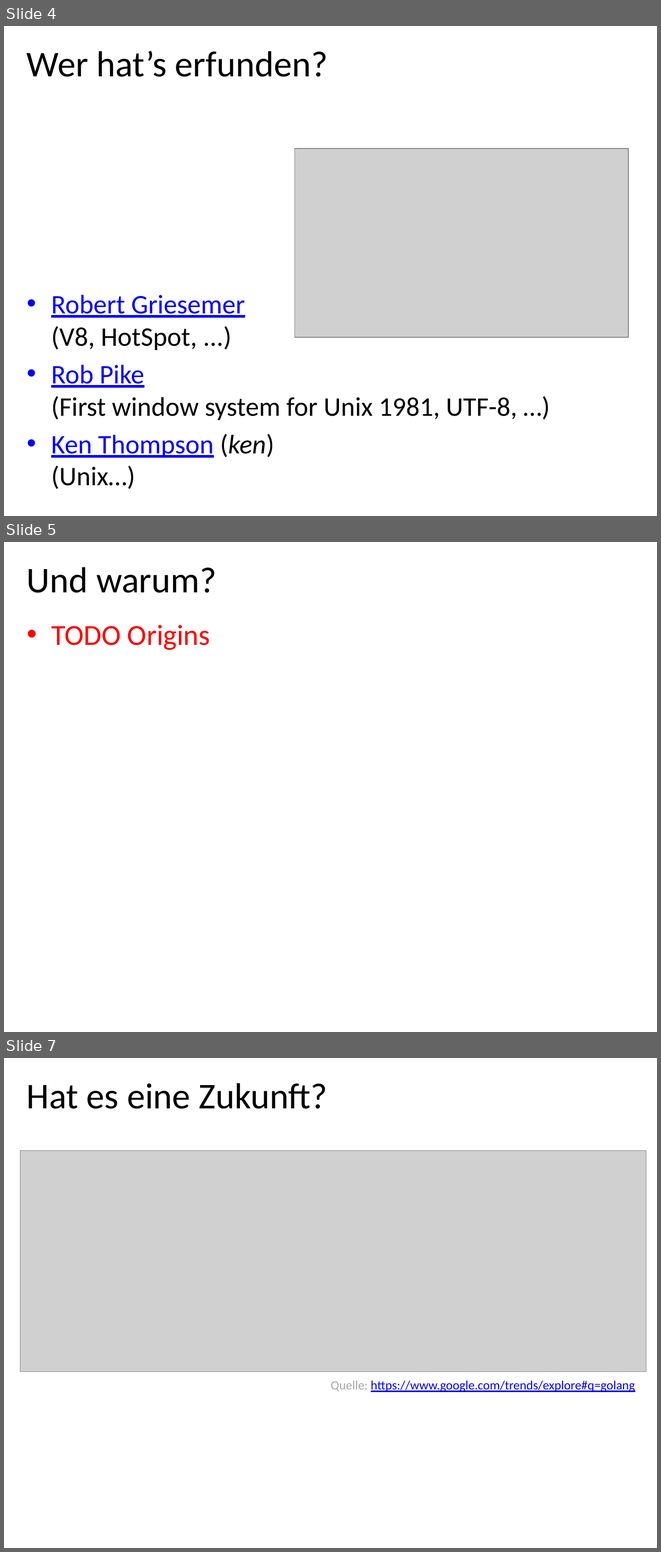
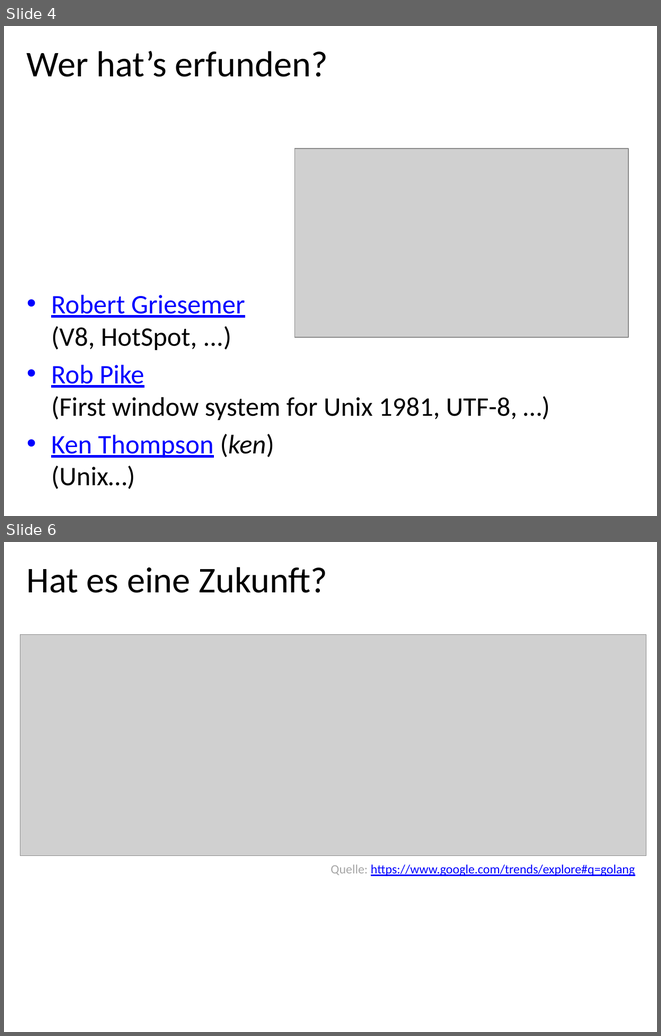
Before and after one commit to danbim/go-talk, a slide deck: intro-to-go.pptx. Shown one above the other, each under a label of ours: slides 4, 5 and 7 before the commit, slides 4 and 6 after it; the slides between them are not shown. The pictures are 661x1552 and 661x1036 pixels, drawn with LibreOffice and Linux fonts; fonts in the diff are those of the drawing; grey boxes stand for pictures; background and template pictures are left out. Boxes give left, top, right and bottom in pixels: in the first picture for what was removed or moved away, otherwise in the second. Text is boxed around its words. In the diff, an @@ line names an element or a change of style, - is before the commit and + after.

```diff
--- a/intro-to-go.pptx
+++ b/intro-to-go.pptx
@@ slide 5 removed at (4, 542, 657, 1032), background #FFFFFF @@
@@ title removed at (27, 567, 217, 593) @@
-Und warum?
@@ text removed at (51, 625, 210, 650) @@
-• TODO Origins
@@ what was slide 7 is now slide 6 @@
```
Also in this commit, not shown: 16 slides changed, 1 other file.
